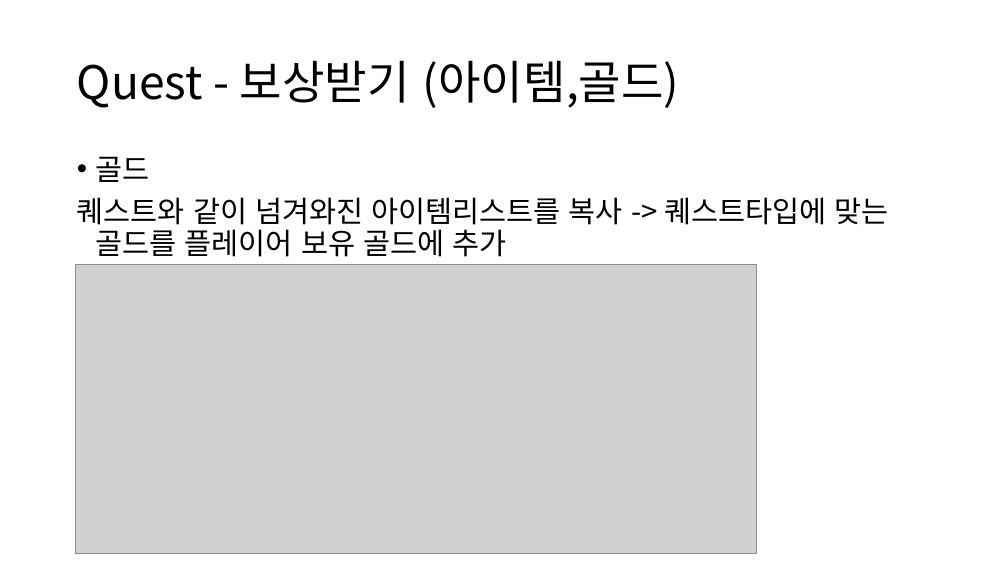
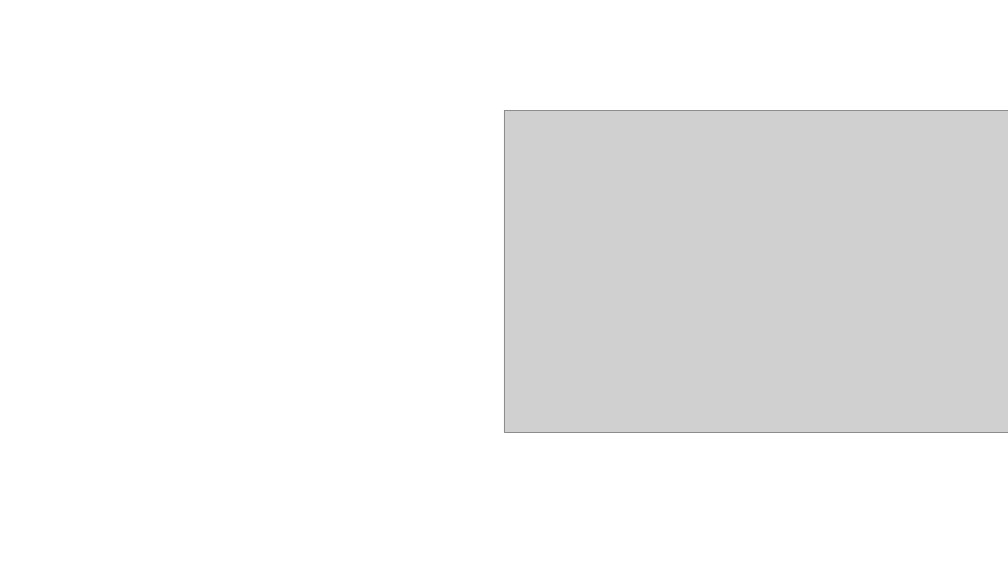
Before and after one commit to sh010207/TextRPG, a slide deck: slide 22 of 수조.pptx (slide 23 before the commit). Drawn at 1008x567 pixels with LibreOffice and Linux fonts; fonts in the diff are those of the drawing; grey boxes stand for pictures. Boxes give left, top, right and bottom in pixels: in the first picture for what was removed or moved away, otherwise in the second. Text is boxed around its words. In the diff, an @@ line names an element or a change of style, - is before the commit and + after.

```diff
--- a/수조.pptx
+++ b/수조.pptx
@@ title removed at <box>77,60,680,108</box> @@
-Quest - 보상받기 (아이템,골드)
@@ picture: place and size @@
-picture at <box>76,265,756,554</box>
+picture at <box>504,110,1008,432</box>
@@ text removed at <box>77,156,888,257</box> @@
-• 골드
-퀘스트와 같이 넘겨와진 아이템리스트를 복사 -> 퀘스트타입에 맞는 골드를 플레이어 보유 골드에 추가
```
Also in this commit, not shown: 20 other slides changed, 1 slide added, 2 slides removed.
